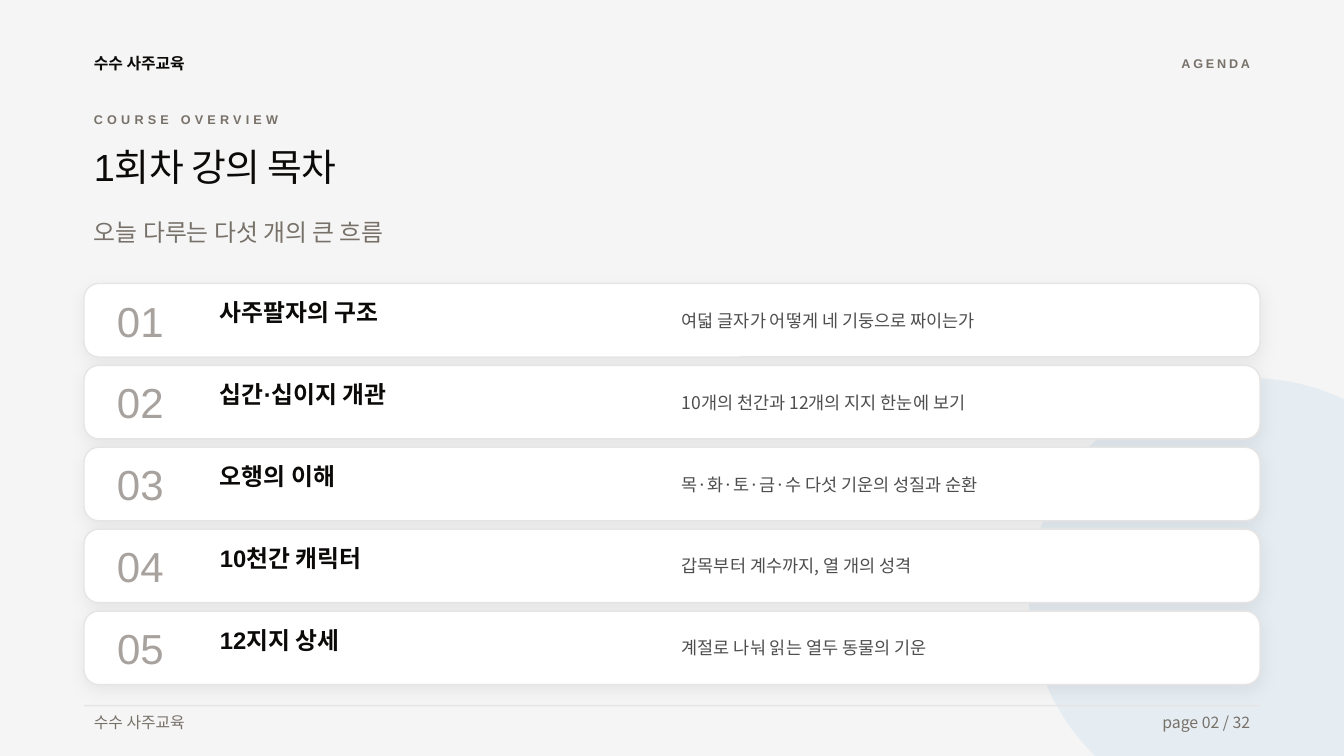
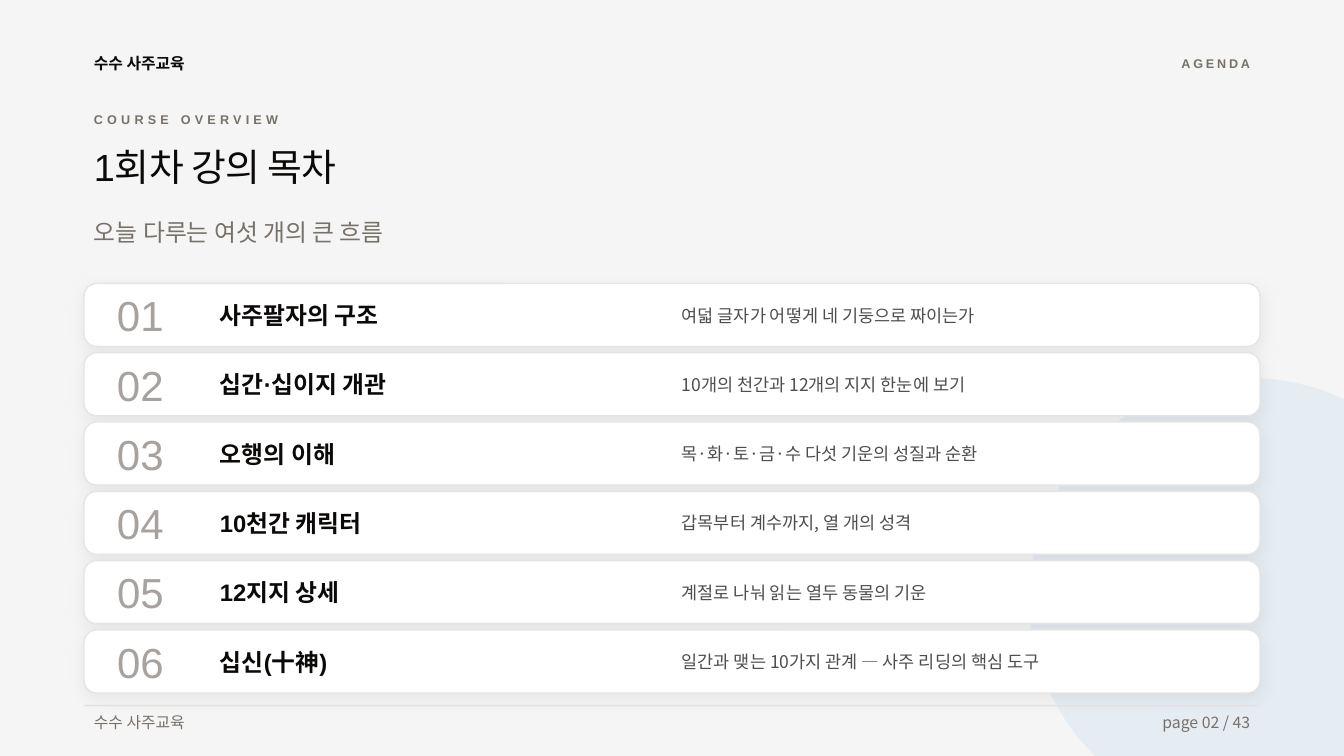
Before and after one commit to capshinsmg-blip/saju_youth, a slide deck: slide 2 of 사주교육_1회차.pptx. Drawn at 1344x756 pixels with LibreOffice and Linux fonts; fonts in the diff are those of the drawing. Boxes give left, top, right and bottom in pixels: in the first picture for what was removed or moved away, otherwise in the second. Text is boxed around its words. In the diff, an @@ line names an element or a change of style, - is before the commit and + after.

```diff
--- a/사주교육_1회차.pptx
+++ b/사주교육_1회차.pptx
@@ text at bbox=[94, 221, 384, 243]: text changed @@
-오늘 다루는 다섯 개의 큰 흐름
+오늘 다루는 여섯 개의 큰 흐름
@@ rounded rectangle: place and size @@
-rounded rectangle at bbox=[84, 283, 1260, 357]
+rounded rectangle at bbox=[84, 283, 1260, 346]
@@ text "01": place and size @@
-text "01" at bbox=[117, 308, 164, 337]
+text "01" at bbox=[117, 302, 164, 331]
@@ text "여덟 글자가 어떻게 네 기둥으로 ...": place and size @@
-text "여덟 글자가 어떻게 네 기둥으로 ..." at bbox=[682, 312, 974, 329]
+text "여덟 글자가 어떻게 네 기둥으로 ..." at bbox=[682, 307, 974, 324]
@@ rounded rectangle: place and size @@
-rounded rectangle at bbox=[84, 365, 1260, 439]
+rounded rectangle at bbox=[84, 353, 1260, 415]
@@ text "02": place and size @@
-text "02" at bbox=[117, 389, 164, 418]
+text "02" at bbox=[117, 372, 164, 401]
@@ text "10개의 천간과 12개의 지지 한눈에 ...": place and size @@
-text "10개의 천간과 12개의 지지 한눈에 ..." at bbox=[682, 394, 965, 411]
+text "10개의 천간과 12개의 지지 한눈에 ..." at bbox=[682, 376, 965, 393]
@@ text "십간·십이지 개관": place and size @@
-text "십간·십이지 개관" at bbox=[220, 383, 387, 405]
+text "십간·십이지 개관" at bbox=[220, 373, 387, 395]
@@ rounded rectangle: place and size @@
-rounded rectangle at bbox=[84, 448, 1260, 521]
+rounded rectangle at bbox=[84, 422, 1260, 485]
@@ text "03": place and size @@
-text "03" at bbox=[117, 471, 164, 500]
+text "03" at bbox=[117, 441, 164, 470]
@@ text "오행의 이해": place and size @@
-text "오행의 이해" at bbox=[220, 465, 335, 487]
+text "오행의 이해" at bbox=[220, 443, 335, 465]
@@ text "목·화·토·금·수 다섯 기운의 성질과 순환": place and size @@
-text "목·화·토·금·수 다섯 기운의 성질과 순환" at bbox=[682, 476, 978, 493]
+text "목·화·토·금·수 다섯 기운의 성질과 순환" at bbox=[682, 445, 978, 462]
@@ rounded rectangle: place and size @@
-rounded rectangle at bbox=[84, 529, 1260, 603]
+rounded rectangle at bbox=[84, 492, 1260, 555]
@@ text "04": place and size @@
-text "04" at bbox=[117, 553, 164, 582]
+text "04" at bbox=[117, 510, 164, 539]
@@ text "10천간 캐릭터": place and size @@
-text "10천간 캐릭터" at bbox=[220, 547, 362, 569]
+text "10천간 캐릭터" at bbox=[220, 512, 362, 534]
@@ text "갑목부터 계수까지, 열 개의 성격": place and size @@
-text "갑목부터 계수까지, 열 개의 성격" at bbox=[682, 557, 911, 575]
+text "갑목부터 계수까지, 열 개의 성격" at bbox=[682, 514, 911, 532]
@@ rounded rectangle: place and size @@
-rounded rectangle at bbox=[84, 611, 1260, 685]
+rounded rectangle at bbox=[84, 561, 1260, 623]
@@ text "05": place and size @@
-text "05" at bbox=[117, 635, 164, 664]
+text "05" at bbox=[117, 579, 164, 608]
@@ text "계절로 나눠 읽는 열두 동물의 ...": place and size @@
-text "계절로 나눠 읽는 열두 동물의 ..." at bbox=[682, 639, 926, 656]
+text "계절로 나눠 읽는 열두 동물의 ..." at bbox=[682, 584, 926, 601]
@@ text "12지지 상세": place and size @@
-text "12지지 상세" at bbox=[220, 629, 340, 651]
+text "12지지 상세" at bbox=[220, 581, 340, 603]
@@ rounded rectangle added at bbox=[84, 630, 1260, 693], fill #FFFFFF, outline #E7E5E4 1 pt @@
@@ text added at bbox=[117, 649, 164, 678], 30 pt, text #A8A29E @@
+06
@@ text added at bbox=[220, 650, 327, 676], 17 pt, text #0C0A09, bold @@
+십신(十神)
@@ text added at bbox=[682, 653, 1039, 670], 12.5 pt, text #4E4E4E @@
+일간과 맺는 10가지 관계 — 사주 리딩의 핵심 도구
@@ text at bbox=[1162, 716, 1251, 732]: text changed @@
-page 02 / 32
+page 02 / 43
```
Also in this commit, not shown: 29 other slides changed, 11 slides added, 1 other file.
